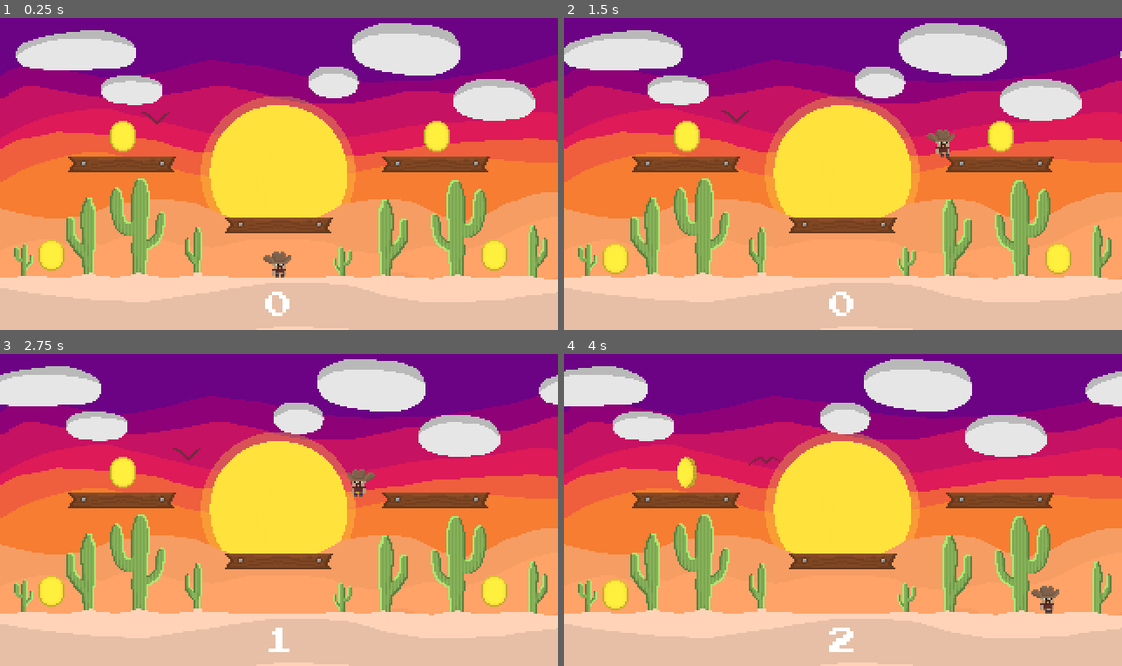
Above: before the commit, frames 1-4 (two rows, left to right).
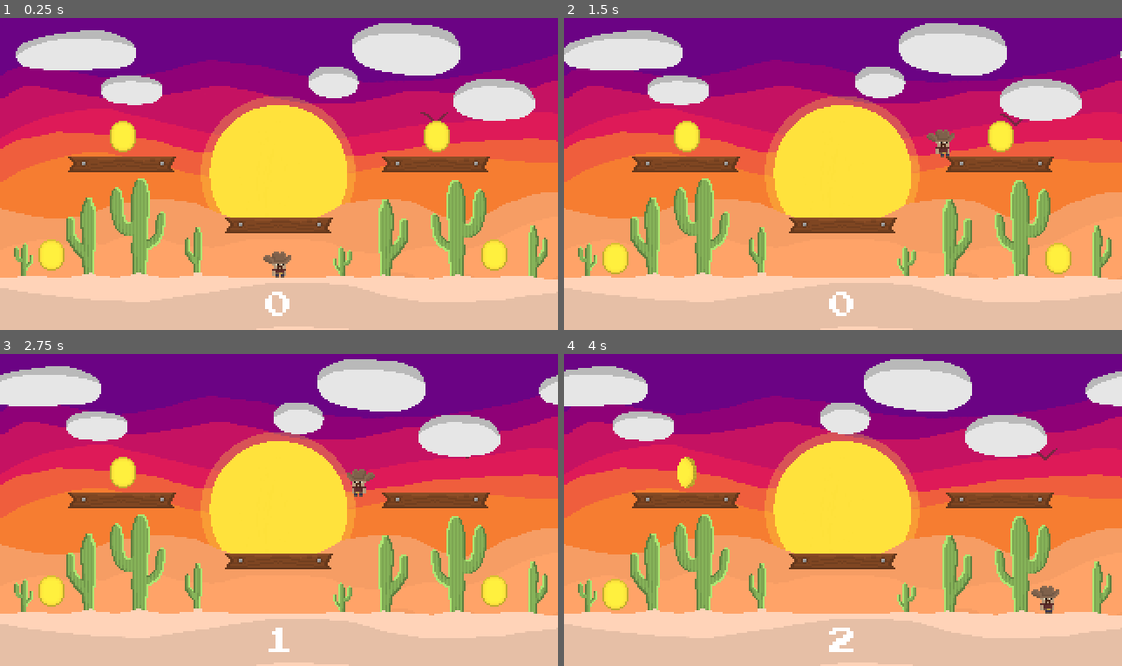
Above: after the commit, the same moments.

Repository: T-ayy-lor/Capstone
Game: Godot game, scene res://Main.tscn
The game is run twice, just before and just after one commit, with the same random seed, the same clock (stepped at 60 frames per second) and the same inputs.
Inputs:
- Up to frame 1 (0.25 s): no input
- Up to frame 2 (1.5 s): hold D (move_right) from 0.53 s (still down); tap Space (jump) at 0.6, 0.77, 1.07, 1.35 s
- Up to frame 3 (2.75 s): tap Space (jump) at 1.52, 1.82, 2.1 s; release D (move_right) at 2.03 s; hold A (move_left) from 2.03 s (still down)
- Up to frame 4 (4 s): release A (move_left) at 2.78 s; hold D (move_right) from 2.78 s (still down); tap Space (jump) at 2.85, 3.02, 3.32, 3.6, 3.77 s

The runs differ from the first frame. In frame 1, less than 0.1% of the frame differs, in the area x 25-81%, y 30-35%; in frame 2, less than 0.1%, in the area x 28-83%, y 29-35%; in frame 3, less than 0.1%; in frame 4, less than 0.1%.

Commit message:
Working on dimension for mash button

Diff:
--- a/Main.tscn
+++ b/Main.tscn
@@ -369,6 +369,8 @@
 
 [sub_resource type="RectangleShape2D" id=7]
 
+[sub_resource type="RectangleShape2D" id=8]
+
 [node name="Main" type="Node2D"]
 script = ExtResource( 8 )
 
@@ -470,7 +472,7 @@
 position = Vector2( 0, -90 )
 z_index = -75
 frames = SubResource( 6 )
-frame = 93
+frame = 253
 playing = true
 
 [node name="MashButtonEvent" type="Node2D" parent="."]
@@ -489,7 +491,14 @@
 margin_bottom = -10.0
 text = "MASH SPACE! 0/20"
 
-[node name="DimensionalSpawn" type="Position2D" parent="."]
-position = Vector2( 911, -326 )
+[node name="DimensionSpawn" type="Position2D" parent="."]
+position = Vector2( 3500, 300 )
+
+[node name="DimensionArea" type="Area2D" parent="."]
+position = Vector2( 3500, 300 )
+
+[node name="CollisionShape2D" type="CollisionShape2D" parent="DimensionArea"]
+position = Vector2( 3000, 30 )
+shape = SubResource( 8 )
 
 [connection signal="body_entered" from="MashButtonEvent/Trigger" to="MashButtonEvent" method="_on_Trigger_body_entered"]
--- a/MashButtonEvent.gd
+++ b/MashButtonEvent.gd
@@ -6,7 +6,7 @@
 
 var player = null
 var saved_position: Vector2
-
+onready var dimension_spawn: Position2D = get_node("../DimensionSpawn")
 onready var mash_label: Label = $MashLabel
 
 
@@ -40,7 +40,7 @@
 			if jump_count >= required_jumps:
 				event_active = false
 
-				player.position = saved_position
+				player.position = get_node("../DimensionSpawn").position
 				player.event_mode = false
 
 				mash_label.visible = false
Not shown: 1 places in Main.tscn that only renumber resources
